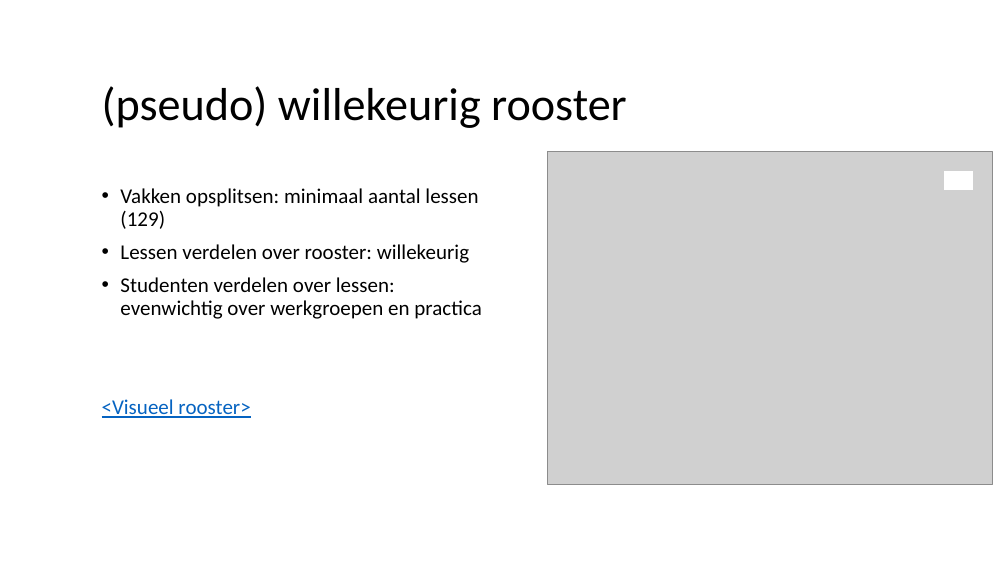
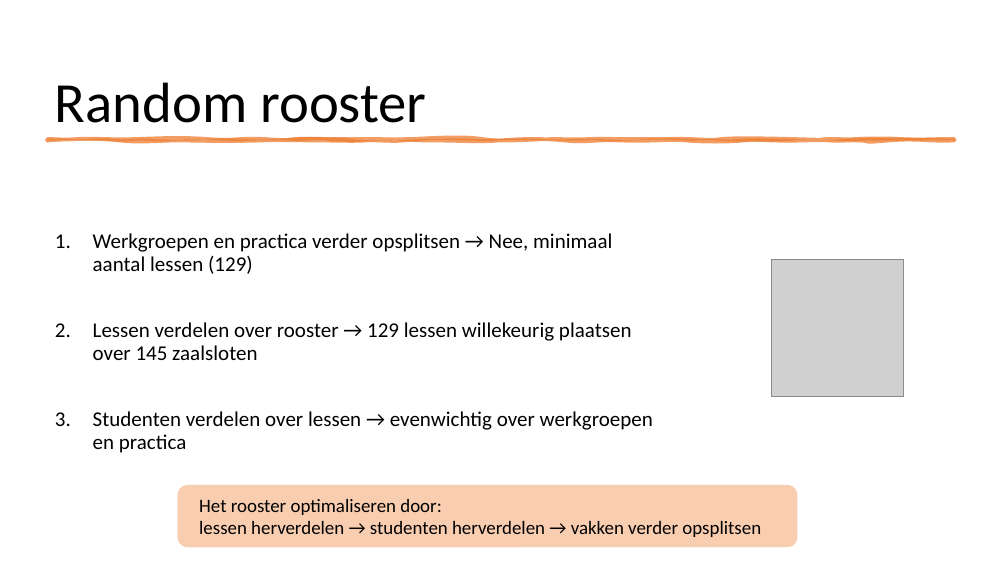
Before and after one commit to NinaAlblasMinorAI/RoosterRulers, a slide deck: slide 7 of doc/Presentatie.pptx (slide 6 before the commit). Drawn at 1008x567 pixels with LibreOffice and Linux fonts; fonts in the diff are those of the drawing; grey boxes stand for pictures. Boxes give left, top, right and bottom in pixels: in the first picture for what was removed or moved away, otherwise in the second. Text is boxed around its words. In the diff, an @@ line names an element or a change of style, - is before the commit and + after.

```diff
--- a/doc/Presentatie.pptx
+++ b/doc/Presentatie.pptx
@@ title "Random rooster" at [55,82,426,123]: vertical alignment middle to bottom @@
@@ title at [55,82,426,123]: text changed; size 44 to 54 pt @@
-(pseudo) willekeurig rooster
+Random rooster
@@ freeform shape added at [48,139,955,141], fill #ED7D31 at 75% opacity, outline #ED7D31 3.5 pt @@
@@ picture removed at [548,151,993,485] @@
@@ rectangle removed at [944,172,972,190] @@
@@ text at [93,233,653,453]: text changed @@
-• Vakken opsplitsen: minimaal aantal lessen (129)
-• Lessen verdelen over rooster: willekeurig
-• Studenten verdelen over lessen: evenwichtig over werkgroepen en practica
-<Visueel rooster>
+1. Werkgroepen en practica verder opsplitsen → Nee, minimaal aantal lessen (129)
+2. Lessen verdelen over rooster → 129 lessen willekeurig plaatsen over 145 zaalsloten
+3. Studenten verdelen over lessen → evenwichtig over werkgroepen en practica
@@ picture added at [772,260,904,397] @@
@@ rounded rectangle added at [178,485,798,547], fill #ED7D31 at 38% opacity @@
@@ text added at [199,499,761,537], 18 pt, text #000000 @@
+Het rooster optimaliseren door:
+lessen herverdelen → studenten herverdelen → vakken verder opsplitsen
```
Also in this commit, not shown: 10 other slides changed, 11 slides added, 5 slides removed, 7 other files.
